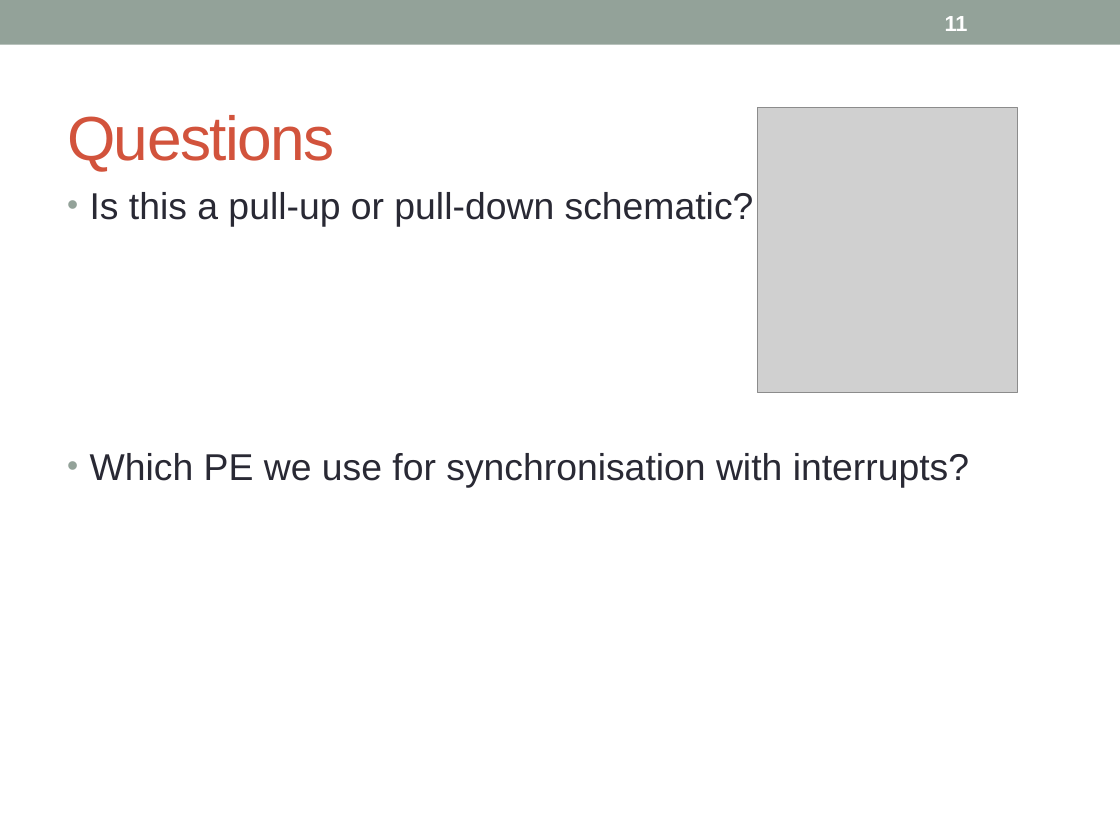
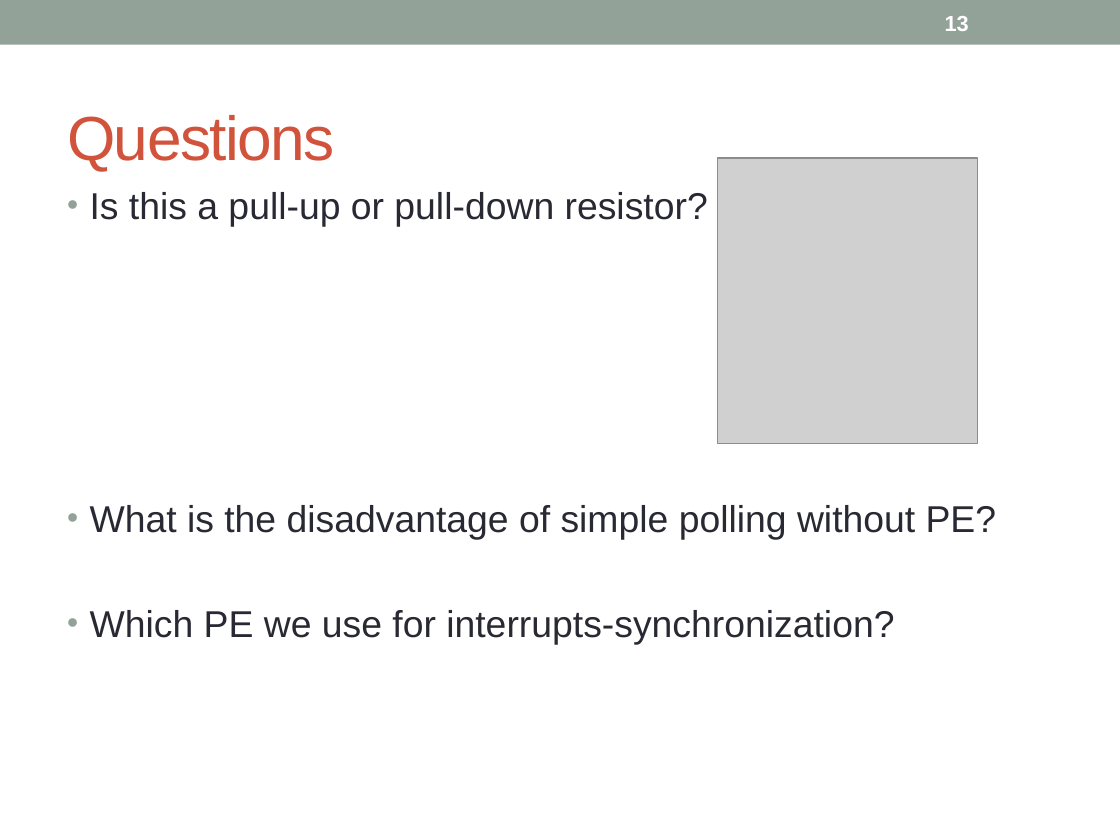
Before and after one commit to FlorianOechslin/Dicke-Controller-Kartoffelsalat, a slide deck: slide 13 of SW04_Monday.pptx (slide 11 before the commit). Drawn at 1120x840 pixels with LibreOffice and Linux fonts; fonts in the diff are those of the drawing; grey boxes stand for pictures. Boxes give left, top, right and bottom in pixels: in the first picture for what was removed or moved away, otherwise in the second. Text is boxed around its words. In the diff, an @@ line names an element or a change of style, - is before the commit and + after.

```diff
--- a/SW04_Monday.pptx
+++ b/SW04_Monday.pptx
@@ page number at <box>945,16,969,31</box>: text changed @@
-11
+13
@@ picture: place and size @@
-picture at <box>757,108,1017,393</box>
+picture at <box>718,158,978,444</box>
@@ text at <box>90,192,997,644</box>: text changed @@
-• Is this a pull-up or pull-down schematic?
-• Which PE we use for synchronisation with interrupts?
+• Is this a pull-up or pull-down resistor?
+• What is the disadvantage of simple polling without PE?
+• Which PE we use for interrupts-synchronization?
```
Also in this commit, not shown: 2 other slides changed, 4 slides added, 2 slides removed.
